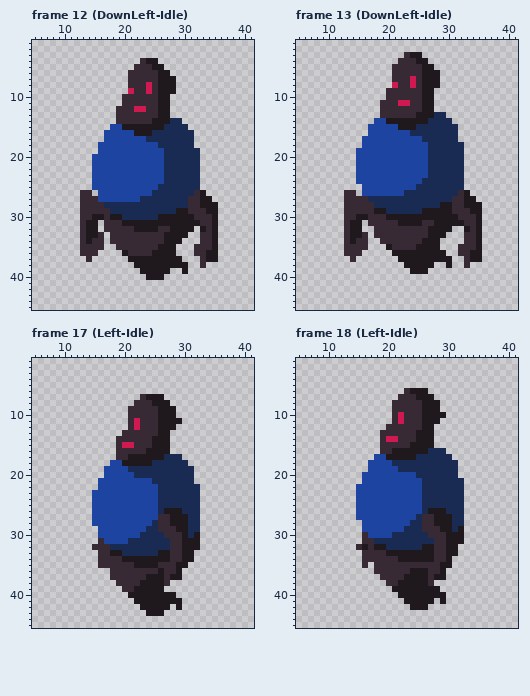
One commit to this pixel-art file: assets_builders/Art/EvilGhost.aseprite. That is the earlier state.
48x48 pixels, 65 frames. Shown: frame 12 (DownLeft-Idle): x 5..41, y 1..45; frame 13 (DownLeft-Idle): x 5..41, y 1..45; frame 17 (Left-Idle): x 5..41, y 1..45; frame 18 (Left-Idle): x 5..41, y 1..45. The commit also changed other frames, which this record leaves out.
The same view after the edit:
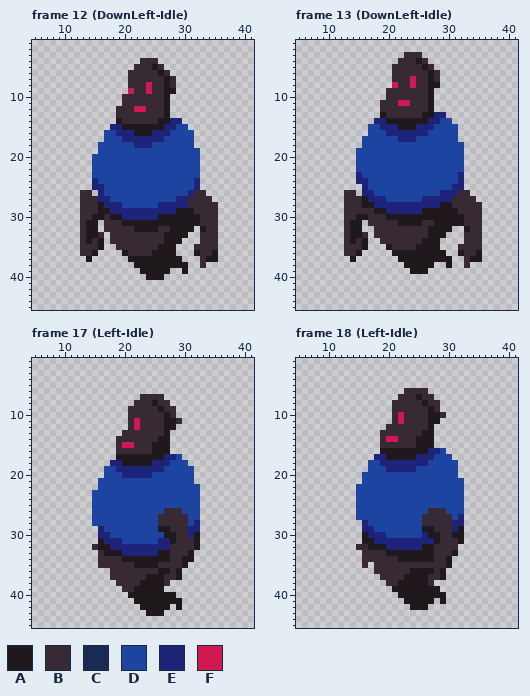
Palette (. is transparent): A #1f181d  B #382a35  C #192b52  D #1e44a2  E #1d2378  F #d11951
From the commit log: Fixed Teos and Ghosts sprites
The edit:
Changed rows in their new state; - is an unchanged pixel.
Frame 12 (DownLeft-Idle), layers "ArmFront", "Ghost", "ArmBehind":
first column x 14:
 4 ----------BB----------
 5 ------------B---------
 6 -------------B--------
 7 ------------B-B-------
 8 ------------B-B-------
 9 ------------B---------
10 ------------B---------
11 ------------B---------
12 ------------B---------
13 ------------B---------
14 -----A-----B--EE------
15 ----EE-------EEDD-----
16 -----EEE---EEEDDDD----
17 ------EEEEEEEDDDDD----
18 --------EEE-DDDDDD----
19 -------------DDDDDD---
20 -------------DDDDDD---
21 -------------DDDDDD---
22 -------------DDDDDD---
23 -------------DDDDDD---
24 -E-----------DDDDDE---
25 -EE---------DDDDDDE---
26 --E--------DDDDDDE-B--
27 --EE-----DDDDDDEE--BB-
28 --AEEEDDDDDDEEEEE--BBB
29 --AAEEEEEEEEEEE--A--BB
30 ------EEEEEE------A--B
31 ---------------------B
32 ---------------------B
33 ---------------------B
34 --A------------------B
35 --A------------------B
36 -A----------------A-B-
37 A---------------------
Frame 13 (DownLeft-Idle), layers "ArmFront", "Ghost", "ArmBehind":
first column x 14:
 3 ----------BB----------
 4 ------------B---------
 5 -------------B--------
 6 ------------B-B-------
 7 ------------B-B-------
 8 ------------B---------
 9 ------------B---------
10 ------------B---------
11 ------------B---------
12 ------------B---------
13 -----A-----B--EE------
14 ----EE-------EEDD-----
15 -----EEE---EEEDDDD----
16 ------EEEEEEEDDDDD----
17 --------EEE-DDDDDD----
18 -------------DDDDDD---
19 -------------DDDDDD---
20 -------------DDDDDD---
21 -------------DDDDDD---
22 -------------DDDDDD---
23 -E-----------DDDDDE---
24 -EE---------DDDDDDE---
25 --E--------DDDDDDEE---
26 --EE-----DDDDDDEEE-B--
27 --AEEEDDDDDDEEEEE--BB-
28 --AAEEEEEEEEEEE----BBB
29 ------EEEEEE-----A--BB
30 ------------------A--B
31 ---------------------B
32 ---------------------B
33 ---------------------B
34 --A------------------B
35 --A------------------B
36 -A----------------A-B-
37 A---------------------
Frame 17 (Left-Idle), layers "ArmFront", "Ghost":
first column x 16:
 7 --------BBB------
 8 ----------BB-----
 9 -----------BB----
10 ----------B-B----
11 ----------B--B---
12 ----------B------
13 ----------B------
14 ---------B-------
16 --------B--------
17 ---AA------EED---
18 --EE-----EEEDDD--
19 ---EEEEEEEEDDDDD-
20 ----EEEEEDDDDDDD-
21 ---------DDDDDDD-
22 ----------DDDDDDD
23 ----------DDDDDDD
24 ----------DDDDDDD
25 ----------DDDDDDD
26 ----------DBBBDDD
27 ------------BBBDD
28 ---------D--BBBDE
29 E-------DDAA-BBEE
30 EE-----DDDDAA-BE-
31 AEEE-DDDDDEEA-BB-
32 AAEEEEEEEEEE--BB-
33 -A--EEEEEE----B--
35 -------------B---
36 -----------A-----
37 ------------B----
Frame 18 (Left-Idle), layers "ArmFront", "Ghost", "ArmBehind":
first column x 16:
 6 --------BBB------
 7 ----------BB-----
 8 -----------BB----
 9 ----------B-B----
10 ----------B--B---
11 ----------B------
12 ----------B------
13 ---------B-------
15 --------B--------
16 ---AA------EED---
17 --EE-----EEEDDD--
18 ---EEEEEEEEDDDDD-
19 ----EEEEEDDDDDDD-
20 ---------DDDDDDD-
21 ----------DDDDDDD
22 ----------DDDDDDD
23 ----------DDDDDDD
24 ----------DDDDDDD
25 ----------DDDDDDD
26 ----------DBBBDDD
27 ---------D--BBBDE
28 E-------DD--BBBEE
29 EE-----DDDAA-BBE-
30 AEEE-DDDDDEAA-B--
31 AAEEEEEEEEEEA-BB-
32 BA--EEEEEE----BB-
33 --------------B--
35 -------------B---
36 -----------A-----
37 ------------B----
Boxes around the changes in both pictures, in picture pixels (x1, y1, x2, y2):
changed: (86, 58, 218, 262)
changed: (350, 52, 482, 262)
changed: (98, 394, 200, 580)
changed: (362, 388, 464, 580)
